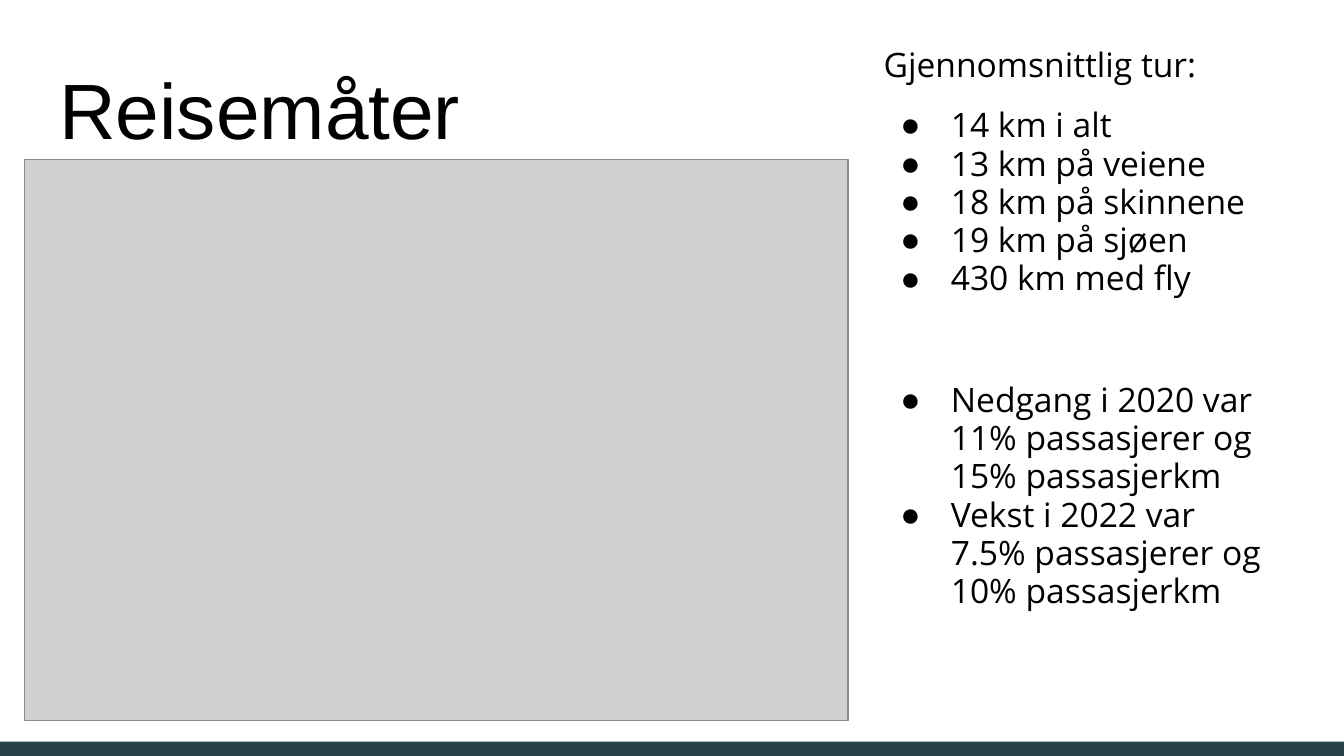
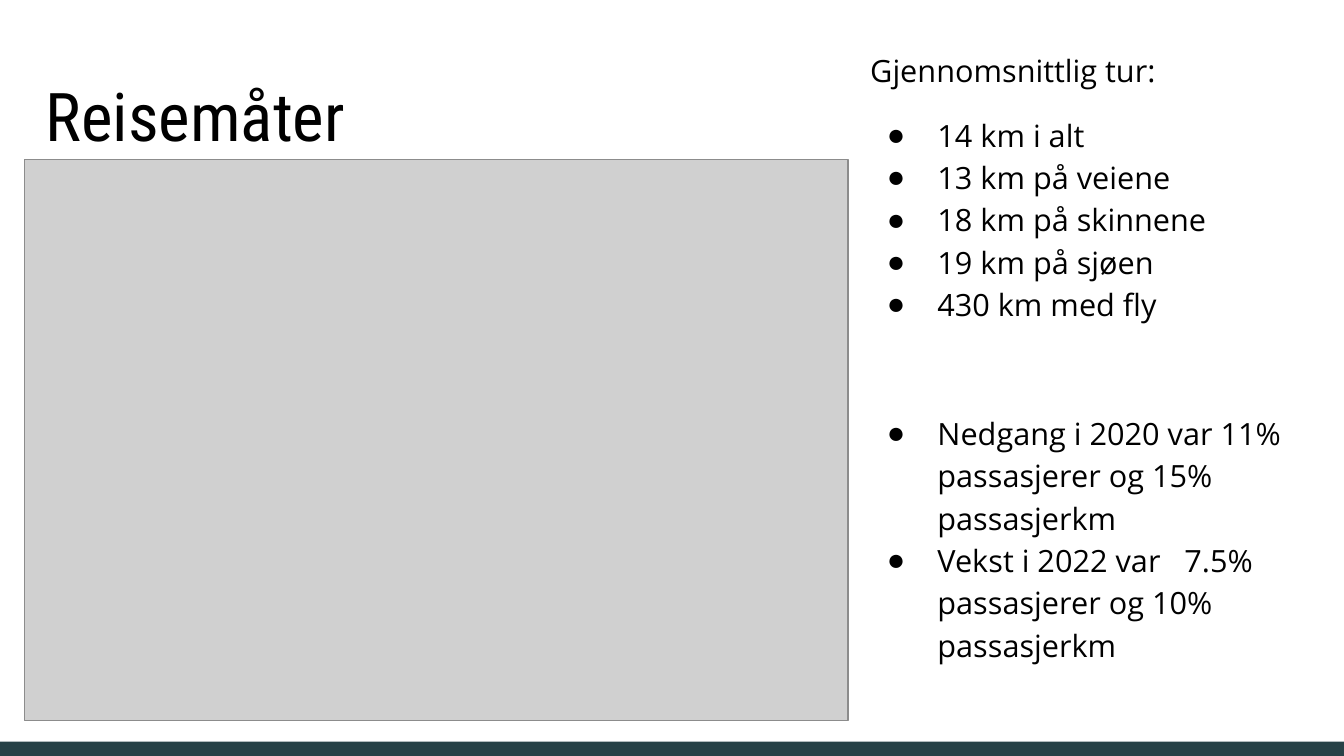
Before and after one commit to nori-parelius/InnenlandskTransport, a slide deck: slide 4 of SSB.pptx. Drawn at 1344x756 pixels with LibreOffice and Linux fonts; fonts in the diff are those of the drawing; grey boxes stand for pictures. Boxes give left, top, right and bottom in pixels: in the first picture for what was removed or moved away, otherwise in the second. Text is boxed around its words. In the diff, an @@ line names an element or a change of style, - is before the commit and + after.

```diff
--- a/SSB.pptx
+++ b/SSB.pptx
@@ title "Reisemåter" at (x1=46, y1=87, x2=345, y2=142): size 42 to 36 pt, font Arial to Roboto Condensed @@
@@ text "Gjennomsnittlig tur:" at (x1=870, y1=58, x2=1281, y2=665): size 18 to 16.4 pt; line spacing 0.95 to 1.15 @@
```
Also in this commit, not shown: 11 other slides changed, 12 other files.
